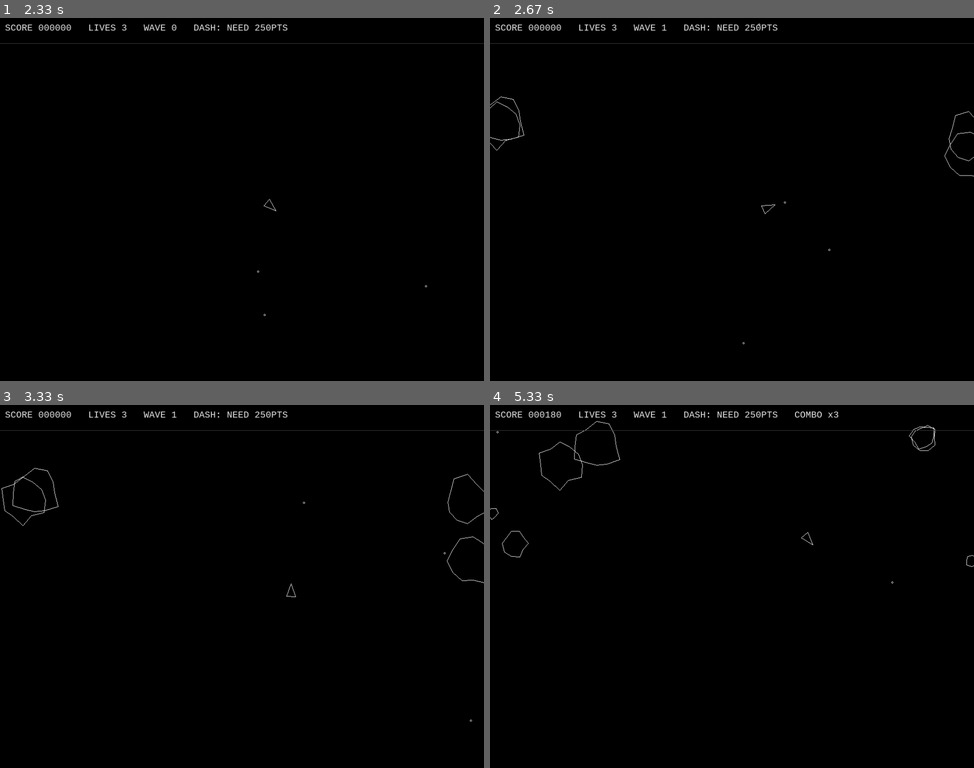
Above: before the commit, frames 1-4 (two rows, left to right).
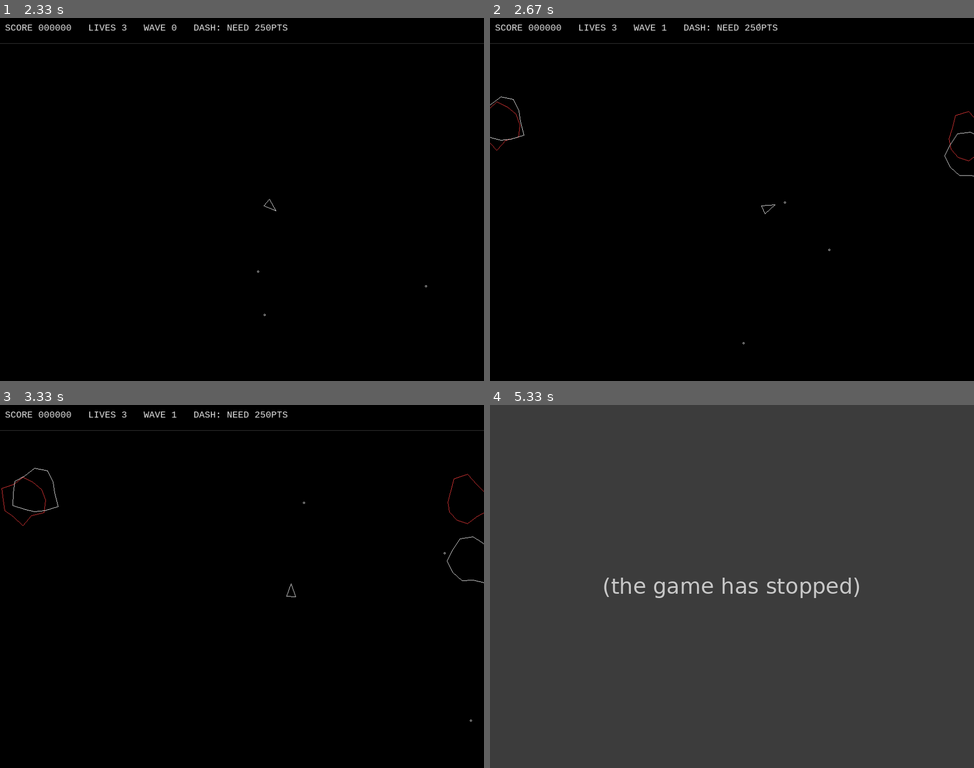
Above: after the commit, the same moments.

Repository: lucascarvalhoUEA/asteroids_pygame_updated
Game: pygame game, started from src/main.py
The game is run twice, just before and just after one commit, with the same random seed, the same clock (stepped at 60 frames per second) and the same inputs.
Inputs:
- Up to frame 1 (2.33 s): hold Right 0.33-0.8 s; tap Space at 0.83, 1.23, 1.57, 1.87, 2.07 s; hold Up 1.17-1.47 s; hold Right 1.5-1.97 s; hold Left from 2 s (still down)
- Up to frame 2 (2.67 s): tap Space at 2.37, 2.63 s; release Left at 2.53 s; hold Left from 2.57 s (still down)
- Up to frame 3 (3.33 s): tap Space at 2.93, 3.07 s; release Left at 2.97 s; hold Up from 3 s (still down)
- Up to frame 4 (5.33 s): release Up at 3.37 s; hold Right 3.4-4.03 s; tap Space at 3.47, 3.77, 4.13, 4.43, 4.63, 4.93 s; hold Left 4.07-4.53 s; hold Right 4.57-5.03 s

Frame 1 is identical in both runs. In frame 2, less than 0.1% of the frame differs, in the area x 0-100%, y 22-40%; in frame 3, 0.1%; in frame 4, 100%, in the area x 0-100%, y 0-100%.
Error after the commit: NameError: name 'UfoBullet' is not defined (systems.py line 184); the game stopped at 5.22 s (later frames are placeholders)

Commit message:
feat: implement red asteroids variant mechanic

Diff:
--- a/src/config.py
+++ b/src/config.py
@@ -37,6 +37,11 @@
 MAX_MULTIPLIER = 5
 
 
+VOLATILE_CHANCE = 0.15
+VOLATILE_PROJECTIONS = 8
+VOLATILE_PROJ_SPEED = 180.0
+
+
 UFO_SPAWN_EVERY = 15.0
 UFO_SPEED = 80.0
 UFO_FIRE_EVERY = 1.2
@@ -48,6 +53,7 @@
 WHITE = (240, 240, 240)
 GRAY = (120, 120, 120)
 BLACK = (0, 0, 0)
+RED = (240, 60, 60)
 
 RANDOM_SEED = None
 
--- a/src/sprites.py
+++ b/src/sprites.py
@@ -3,7 +3,7 @@
 # This file defines the interactive game entities and their local behaviors.
 
 import math
-from random import uniform
+from random import random, uniform, choice
 
 import pygame as pg
 
@@ -67,6 +67,7 @@
         self.vel = Vec(vel)
         self.size = size
         self.r = C.AST_SIZES[size]["r"]
+        self.volatile = random() < C.VOLATILE_CHANCE
         self.poly = self._make_poly()
         self.rect = pg.Rect(0, 0, self.r * 2, self.r * 2)
 
@@ -92,7 +93,8 @@
     def draw(self, surf: pg.Surface):
         # Draw the asteroid outline on the target surface.
         pts = [(self.pos + p) for p in self.poly]
-        pg.draw.polygon(surf, C.WHITE, pts, width=1)
+        color = C.RED if getattr(self, "volatile", False) else C.WHITE
+        pg.draw.polygon(surf, color, pts, width=1)
 
 
 class Ship(pg.sprite.Sprite):
--- a/src/systems.py
+++ b/src/systems.py
@@ -3,7 +3,7 @@
 # This file coordinates world state, spawning, collisions, scoring, and progression.
 
 import math
-from random import uniform
+from random import uniform, random, choice
 
 import pygame as pg
 
@@ -177,11 +177,18 @@
         self.score += C.AST_SIZES[ast.size]["score"] * multiplier
         split = C.AST_SIZES[ast.size]["split"]
         pos = Vec(ast.pos)
-        ast.kill()
-        for s in split:
-            dirv = rand_unit_vec()
-            speed = uniform(C.AST_VEL_MIN, C.AST_VEL_MAX) * 1.2
-            self.spawn_asteroid(pos, dirv * speed, s)
+
+        if getattr(ast, "volatile", False):
+            for _ in range(C.VOLATILE_PROJECTIONS):
+                dirv = rand_unit_vec()
+                b = UfoBullet(pos, dirv * C.VOLATILE_PROJ_SPEED)
+                self.ufo_bullets.add(b)
+                self.all_sprites.add(b)
+        else:
+            for s in split:
+                dirv = rand_unit_vec()
+                speed = uniform(C.AST_VEL_MIN, C.AST_VEL_MAX) * 1.2
+                self.spawn_asteroid(pos, dirv * speed, s)
 
     def ship_die(self):
         # Remove uma vida; sinaliza game over ou reposiciona a nave.
